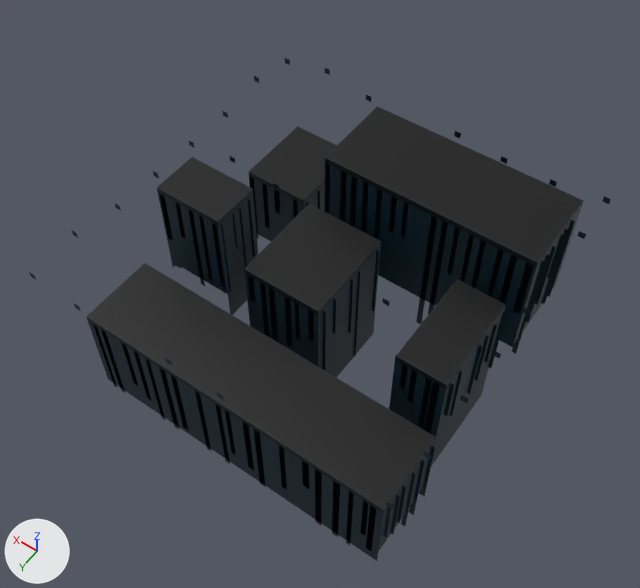
Renders of the glTF model netrun/assets/models/env/floor_c.glb from each side of a commit.
Both versions are drawn from a camera (50 mm lens) standing at (-1.44, 2.07, 2.78) and looking at (-0.02, 0.1, -0.33). The lights are fixed; the arrows at lower left show +X, +Y and +Z. The picture after the commit comes second. Vertices at exactly the same position are counted once.

In view in the first picture: 'floor_skirt', 'floor_streaks_hang', 'tiles' and 1 more.
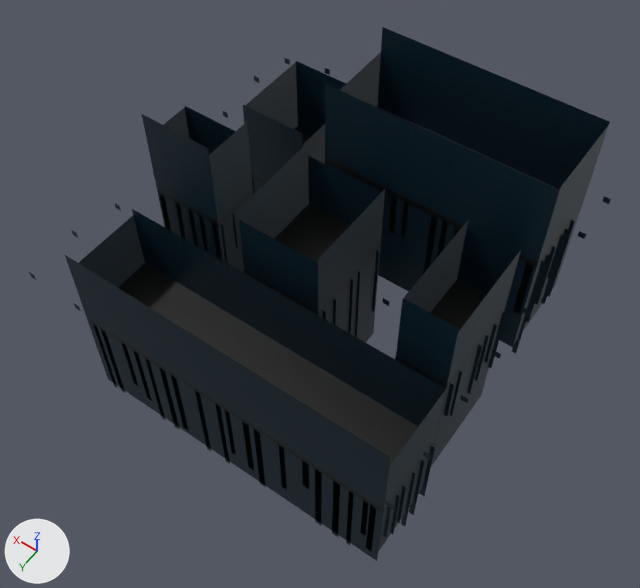
Changed parts and their boxes (x1, y1, x2, y2) in the pictures (640 x 588 px):
'floor_skirt', reshaped: before (88, 163, 582, 561); after (65, 27, 610, 561)
part 1 of me_floor_skirt, added: after (65, 27, 610, 510)
'tiles', unchanged, covered by the edit: before (86, 106, 584, 513); after (87, 106, 583, 513)

Edits to the bpy script that builds the scene:
```text
Change me_floor_skirt:
    used by ob_floor_skirt; location = (0.0, 0.0, 0.0)
    remove me_floor_skirt.from_pydata(...)  # 72 vertices, 48 faces; spans x -0.8..0.78, y -0.79..0.76, z -0.93..-0.03
    add me_floor_skirt.from_pydata(...)  # 144 vertices, 96 faces; spans x -0.8..0.78, y -0.79..0.76, z -0.93..0.44
    me_floor_skirt part 1
    64 vertices are added at x -0.8..0.78, y -0.79..0.76, z -0.4..0.44
    8 new vertices lie (0.34, 0.0, 0.0) away from vertices in x 0.41, y -0.79..0.24, z -0.38..0.42
    48 new faces join them
```
